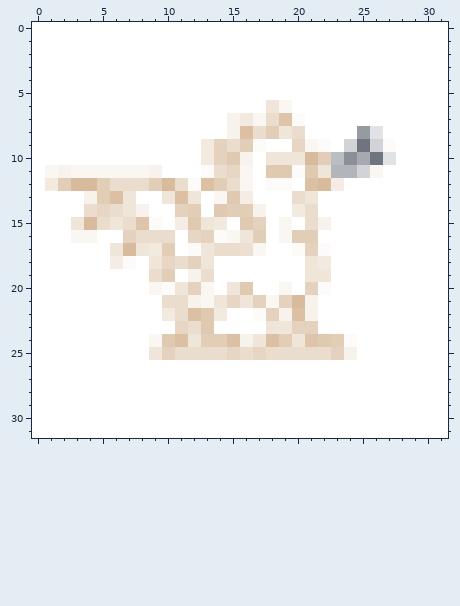
One commit to this pixel-art sprite: assets/img/favicons/favicon-32.png. This is how it looked before the edit.
The file is 32x32 pixels. Colours within 5 levels of each other are drawn and written as one.
After the commit:
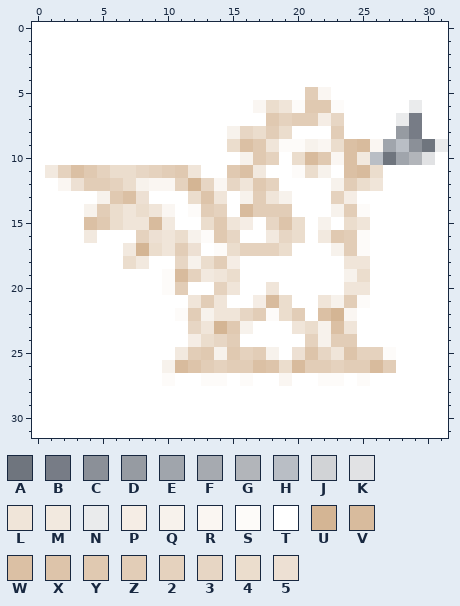
Palette (. is transparent): A #6f757e  B #777c86  C #8b9098  D #969ba2  E #a0a5ac  F #a6aab0  G #b2b5ba  H #b9bec5  J #d1d3d6  K #e1e2e4  L #f0e5d9  M #f2e9df  N #eaebec  P #f5ede5  Q #f7f2ec  R #faf6f2  S #fdfbf9  T #ffffff  U #d4b594  V #d8bb9d  W #dbc0a4  X #ddc4aa  Y #e0c9b1  Z #e2cdb7  2 #e5d2be  3 #e7d6c4  4 #ebddcd  5 #ede0d3
The exact change:
y 5: x 21..22 TT -> ZR
y 6: x 17..23 TLRTTTT -> R4LSYYS; x 29 T -> N
y 7: x 15..23 QMR4XSTTT -> TTTY2ZZP3; x 28..29 TT -> NB
y 8: x 16 W -> 3; x 19..20 L4 -> 4T; x 23 T -> Z; x 25..26 DK -> TT; x 28..29 TT -> DB
y 9: x 13..14 M2 -> TT; x 16..31 ZSTT3RSTJAJSTTTT -> WYLSSQR4WVREHCAN
y 10: x 13..15 M2Y -> TTT; x 17..20 TLLL -> Y2T4; x 22..30 ZHCFAKTTT -> YRWMHAEGK
y 11: x 1..19 RQRRRRRRQTTTS43RTYY -> M2WY24432ZYLTTYWMTT; x 21..26 YLGGJR -> 4QTWV4
y 12: x 1..4 MZVV -> TR5Z; x 6 4 -> 2; x 8..19 4ZV4SWZ4RTSS -> QRR2U3R3LY2T; x 21..26 WVPTTT -> TTQZ4L
y 13: x 4..8 QZWLT -> TQYW5; x 10..21 LWLTRYPTTT4L -> TT4XLTQZLQTT; x 23..24 TT -> 2P
y 14: x 4..5 43 -> QZ; x 8..21 QTT2ZTYZZQTTM4 -> 4LRTSZ2TVZZZTT; x 23..25 TTT -> QZS
y 15: x 3..21 LV4L4XSTPYLMTY2TRT4 -> TWY4LLVMTT4YLPT3X4T; x 24..25 TT -> 4L
y 16: x 3..4 RR -> TM; x 7..25 2444T32SRLZTRZZTTTT -> T25L4QSY3TTM34TMYZS
y 17: x 6..14 LVLMZTSL4 -> TMU4LZ5TS; x 16..25 5RTTS2STTT -> 2224TTTQZS
y 18: x 6..15 PSTL342LTT -> T4MTT3Q4ZP; x 21..22 LM -> TT; x 24..25 TT -> LL
y 19: x 9..15 4ZTQ4TT -> TSV2ML4; x 21..22 LL -> TT; x 24..25 TT -> Q4
y 20: x 9 R -> T; x 11..14 L2RT -> ZTT2; x 16 Y -> T; x 18..19 TR -> LT; x 21..22 2S -> TT; x 24..25 TT -> LL
y 21: x 10..13 44QR -> TTLZ; x 15..25 3L2R2VQTTTT -> TTPV4TTLQZS
y 22: x 10..24 M4WYMTTS2QWQTTT -> TSZQLL3ZS4ZTWUR
y 23: x 11..16 34YTTT -> T3LUYQ; x 18..24 LL22TTT -> TTL4QWL
y 24: x 9..22 RYWLZZWQLWZLXY -> TTTP43ZTTTTT2Q; x 24 S -> Z
y 25: x 9..27 L24444343444442QTTT -> TTMZYQY2ZQT5X3LX22S
y 26: x 10..27 TTTTTTTTTTTTTTTTTT -> QVXZ2ZZWX4VZZ2ZZVZ
y 27: x 10 T -> S; x 13..14 TT -> SS; x 16 T -> S; x 19 T -> R; x 22..23 TT -> SS; x 25 T -> S
Boxes around the changes in both pictures, in picture pixels (x1, y1, x2, y2):
changed: (45, 87, 448, 386)
